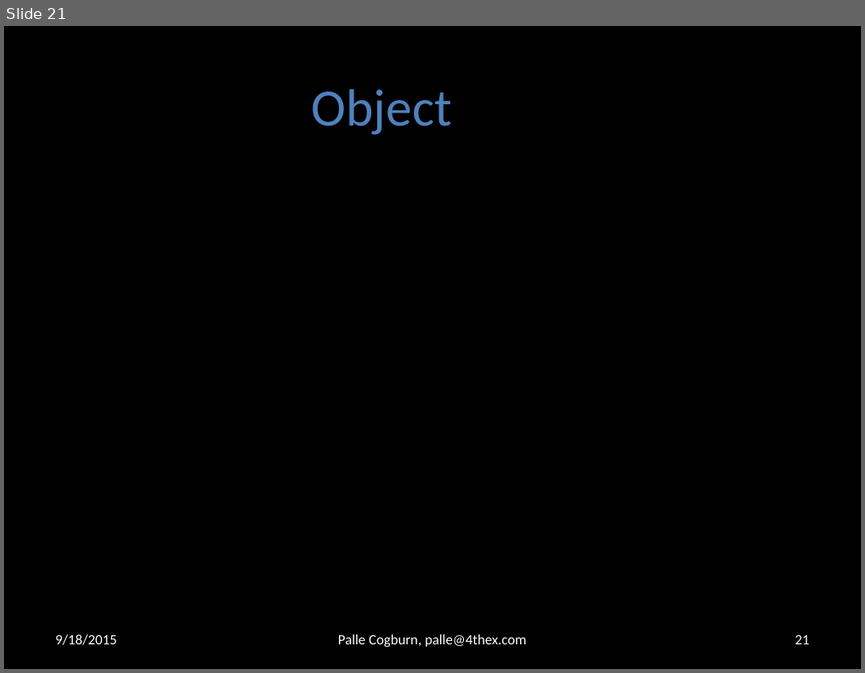
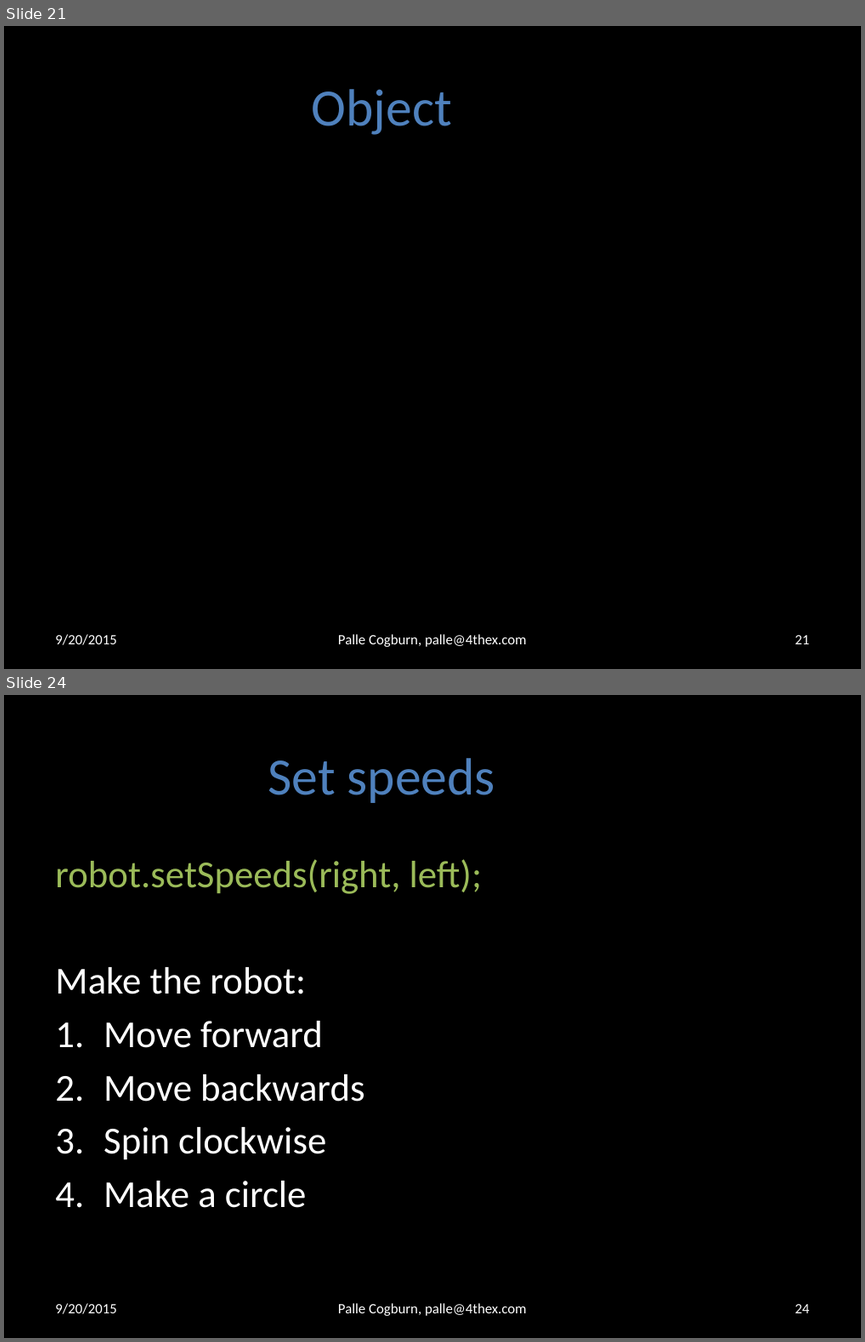
Before and after one commit to 4thex/JSRobot, a slide deck: doc/Computer Programming 1.pptx. Shown one above the other, each under a label of ours: slide 21 before the commit, slides 21 and 24 after it; the slides between them are not shown. The pictures are 865x673 and 865x1342 pixels, drawn with LibreOffice and Linux fonts; fonts in the diff are those of the drawing; background and template pictures are left out. Boxes give left, top, right and bottom in pixels: in the first picture for what was removed or moved away, otherwise in the second. Text is boxed around its words. In the diff, an @@ line names an element or a change of style, - is before the commit and + after.

```diff
--- a/doc/Computer Programming 1.pptx
+++ b/doc/Computer Programming 1.pptx
@@ slide 24 added at box(4, 695, 861, 1338), background #000000 @@
@@ title added at box(268, 758, 495, 803), 44 pt, text #4F81BD @@
+Set speeds
@@ text added at box(55, 859, 482, 1208), 32 pt, text #FFFFFF @@
+robot.setSpeeds(right, left);
+Make the robot:
+1. Move forward
+2. Move backwards
+3. Spin clockwise
+4. Make a circle
@@ text added at box(55, 1303, 116, 1314), 12 pt, text #FFFFFF @@
+9/20/2015
@@ text added at box(338, 1303, 527, 1315), 12 pt, text #FFFFFF @@
+Palle Cogburn, palle@4thex.com
@@ page number added at box(794, 1304, 809, 1313), 12 pt, text #FFFFFF @@
+24
@@ slide 21 changed as well @@
@@ text at box(55, 634, 116, 645): text changed @@
-9/18/2015
+9/20/2015
```
Also in this commit, not shown: 20 other slides changed, 8 other slides added, 2 other files.
